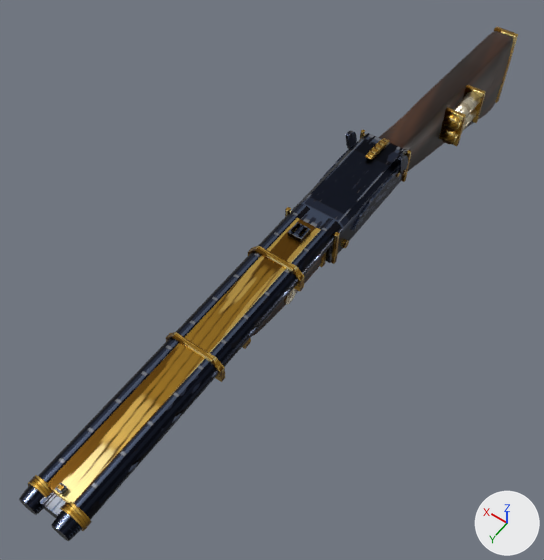
One commit to the Blender file assets/models/gun/shotgun_double_base.blend: the scene before it, then after it.
Before and after are seen from a camera (50 mm lens) standing at (-0.256, 0.538, 0.601) and looking at (0.034, 0.132, -0.038). Arrows for +X, +Y and +Z are at lower right; the lights stay in place. The first picture is the older version.

The first picture shows 'barrels', 'furniture', 'hammers', 'magazine', 'receiver'.
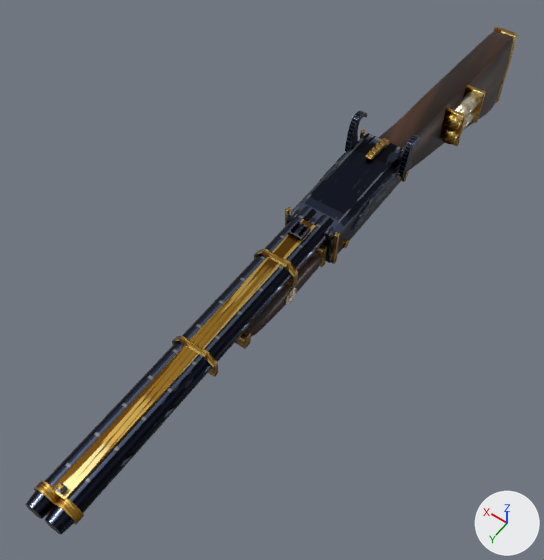
Location of each change, [x1, y1, x2, y2] in pixels of the pictures (544 x 560 px; the box of a moved part takes in the faces that stretch with it):
'barrels', reshaped
    before: [19, 203, 342, 541]
    after: [26, 206, 334, 535]
'hammers', reshaped (24% wider, 51% taller)
    before: [346, 131, 408, 175]
    after: [345, 111, 422, 178]
part 1 of me_hammers, added
    after: [399, 135, 422, 178]
part 2 of me_hammers, added
    after: [345, 111, 367, 151]
part 3 of me_hammers, deleted
    before: [398, 154, 408, 174]
part 4 of me_hammers, deleted
    before: [346, 131, 357, 149]
part 5 of me_barrels, moved or reshaped
    before: [74, 218, 342, 520]
    after: [68, 215, 334, 513]
part 6 of me_barrels, moved or reshaped
    before: [51, 511, 82, 541]
    after: [45, 505, 74, 535]
part 7 of me_barrels, moved or reshaped
    before: [60, 501, 92, 531]
    after: [53, 497, 84, 525]
part 8 of me_barrels, moved or reshaped
    before: [38, 203, 310, 482]
    after: [45, 206, 317, 487]
part 9 of me_barrels, moved or reshaped
    before: [19, 485, 44, 515]
    after: [26, 490, 54, 519]
part 10 of me_barrels, moved or reshaped
    before: [28, 475, 52, 498]
    after: [34, 480, 59, 506]
part 11 of me_barrels, moved or reshaped
    before: [288, 222, 311, 242]
    after: [288, 221, 311, 241]
part 12 of me_barrels, moved or reshaped
    before: [55, 483, 68, 496]
    after: [55, 482, 68, 495]
part 13 of me_barrels, moved or reshaped
    before: [39, 492, 66, 518]
    after: [52, 219, 316, 499]
part 14 of me_barrels, rebuilt (21% narrower, 15% shorter)
    before: [248, 246, 304, 291]
    after: [254, 249, 298, 287]
part 15 of me_barrels, rebuilt (20% narrower, 18% shorter)
    before: [166, 332, 225, 382]
    after: [172, 336, 219, 377]
part 16 of me_barrels, moved or reshaped
    before: [47, 218, 321, 503]
    after: [291, 223, 307, 236]

The change, as a list of edits to the scene's bpy script:
```text
Change me_hammers:
    used by ob_hammers; parent = ob_shotgun_double; location = (0.0, 0.0, 0.0)
    remove me_hammers.from_pydata(...)  # 112 vertices, 64 faces; spans x -0.0341..0.0341, y -0.0192..0.0008, z 0.0425..0.0742
    add me_hammers.from_pydata(...)  # 176 vertices, 96 faces; spans x -0.0368..0.0368, y -0.0369..-0.006, z 0.0418..0.0852
    me_hammers part 1: a new loose piece of 72 vertices spanning x -0.0358..-0.0297, y -0.0369..-0.006, z 0.043..0.0852, in mat_shotgun_double_base (picture img_shotgun_double_base_albedo_png)
    me_hammers part 2: a new loose piece of 72 vertices spanning x 0.0297..0.0358, y -0.0369..-0.006, z 0.043..0.0852, in mat_shotgun_double_base (picture img_shotgun_double_base_albedo_png)
    me_hammers part 3: 40 vertices removed from x -0.0331..-0.0297, y -0.0192..0.0008, z 0.044..0.0742
    me_hammers part 4: 40 vertices removed from x 0.0297..0.0331, y -0.0192..0.0008, z 0.044..0.0742
    other edits to the shape of me_hammers do not show in these pictures
Change me_barrels:
    used by ob_barrels; parent = ob_shotgun_double; location = (0.0, 0.0, 0.0)
    remove me_barrels.from_pydata(...)  # 324 vertices, 214 faces; spans x -0.03..0.03, y 0.1..0.47, z 0.039..0.069
    add me_barrels.from_pydata(...)  # 308 vertices, 200 faces; spans x -0.023..0.023, y 0.1..0.47, z 0.04..0.07
    me_barrels part 5: the loose piece of 28 vertices spanning x -0.027..-0.007, y 0.1..0.455, z 0.042..0.062 is moved by (0.007, 0.0, 0.001)
    me_barrels part 6: the loose piece of 42 vertices spanning x -0.027..-0.007, y 0.455..0.47, z 0.042..0.062 is moved by (0.007, 0.0, 0.001)
    me_barrels part 7: the loose piece of 28 vertices spanning x -0.029..-0.005, y 0.45..0.458, z 0.04..0.064 is moved by (0.007, 0.0, 0.001)
    me_barrels part 8: the loose piece of 28 vertices spanning x 0.007..0.027, y 0.1..0.455, z 0.042..0.062 is moved by (-0.007, 0.0, 0.001)
    me_barrels part 9: the loose piece of 42 vertices spanning x 0.007..0.027, y 0.455..0.47, z 0.042..0.062 is moved by (-0.007, 0.0, 0.001)
    me_barrels part 10: the loose piece of 28 vertices spanning x 0.005..0.029, y 0.45..0.458, z 0.04..0.064 is moved by (-0.007, 0.0, 0.001)
    me_barrels part 11: the loose piece of 8 vertices spanning x -0.007..0.007, y 0.127..0.143, z 0.062..0.067 is moved by (0.0, 0.0, 0.001)
    me_barrels part 12: the loose piece of 8 vertices spanning x -0.003..0.003, y 0.444..0.451, z 0.062..0.067 is moved by (0.0, 0.0, 0.001)
    me_barrels part 13: the loose piece of 16 vertices spanning x -0.01..0.01, y 0.118..0.463, z 0.045..0.059 is scaled about its middle by (0.772, 0.968, 0.235), then moved by (0.0, -0.006, 0.01)
    me_barrels part 14: the loose piece of 20 vertices spanning x -0.03..0.03, y 0.17..0.177, z 0.039..0.065 is rebuilt with 20 vertices and now spans x -0.023..0.023, y 0.17..0.177, z 0.04..0.066
    me_barrels part 15: the loose piece of 20 vertices spanning x -0.03..0.03, y 0.29..0.296, z 0.039..0.065 is rebuilt with 20 vertices and now spans x -0.023..0.023, y 0.29..0.296, z 0.04..0.066
    me_barrels part 16: 32 vertices removed from x -0.014..0.014, y 0.118..0.452, z 0.058..0.069; 16 vertices added at x -0.005..0.005, y 0.129..0.141, z 0.07
    other edits to the shape of me_barrels do not show in these pictures
```
